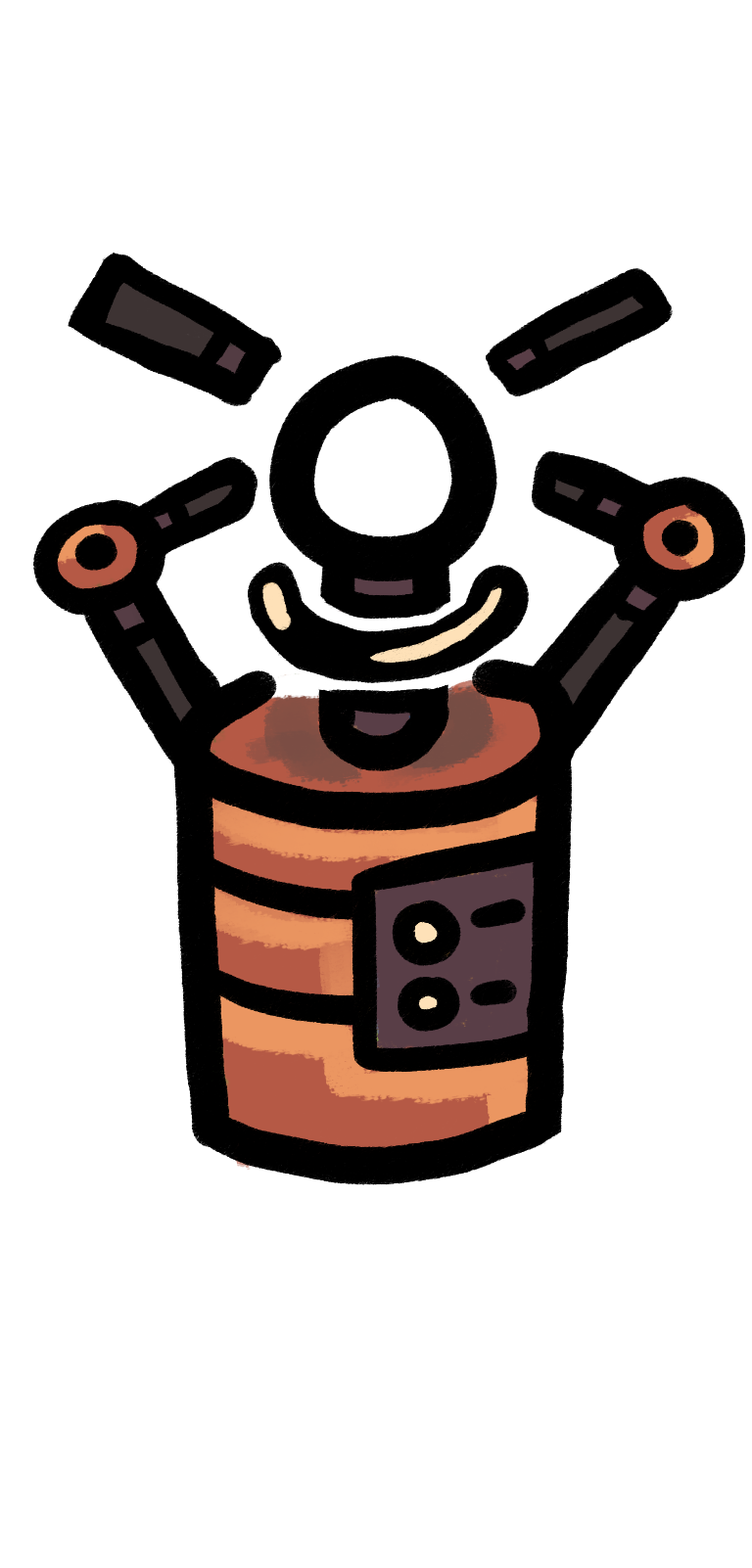
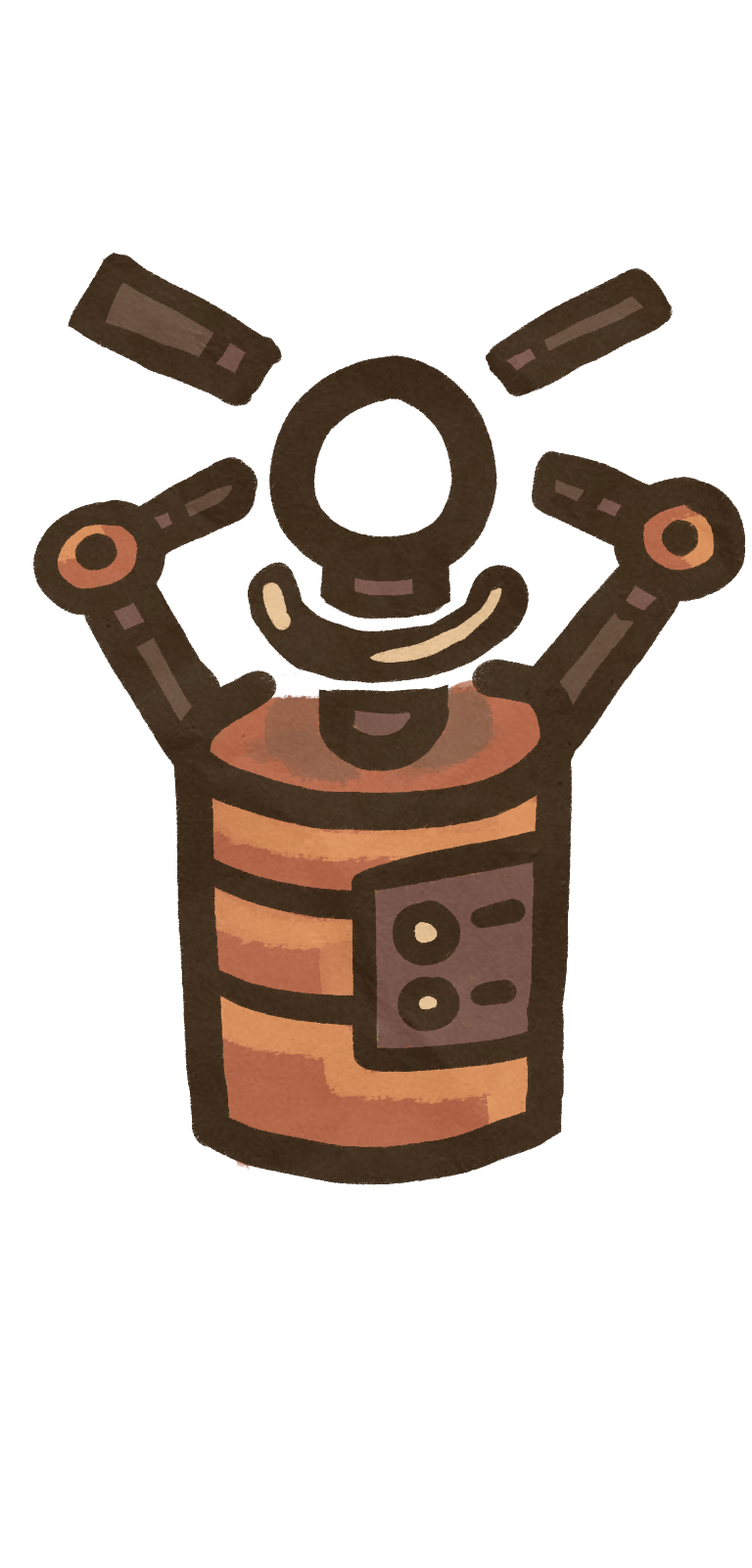
Layers edited between the first and the second 752px x 1568px image:
pixels changed over left=33, top=252, right=745, bottom=1186 (layer not identified)